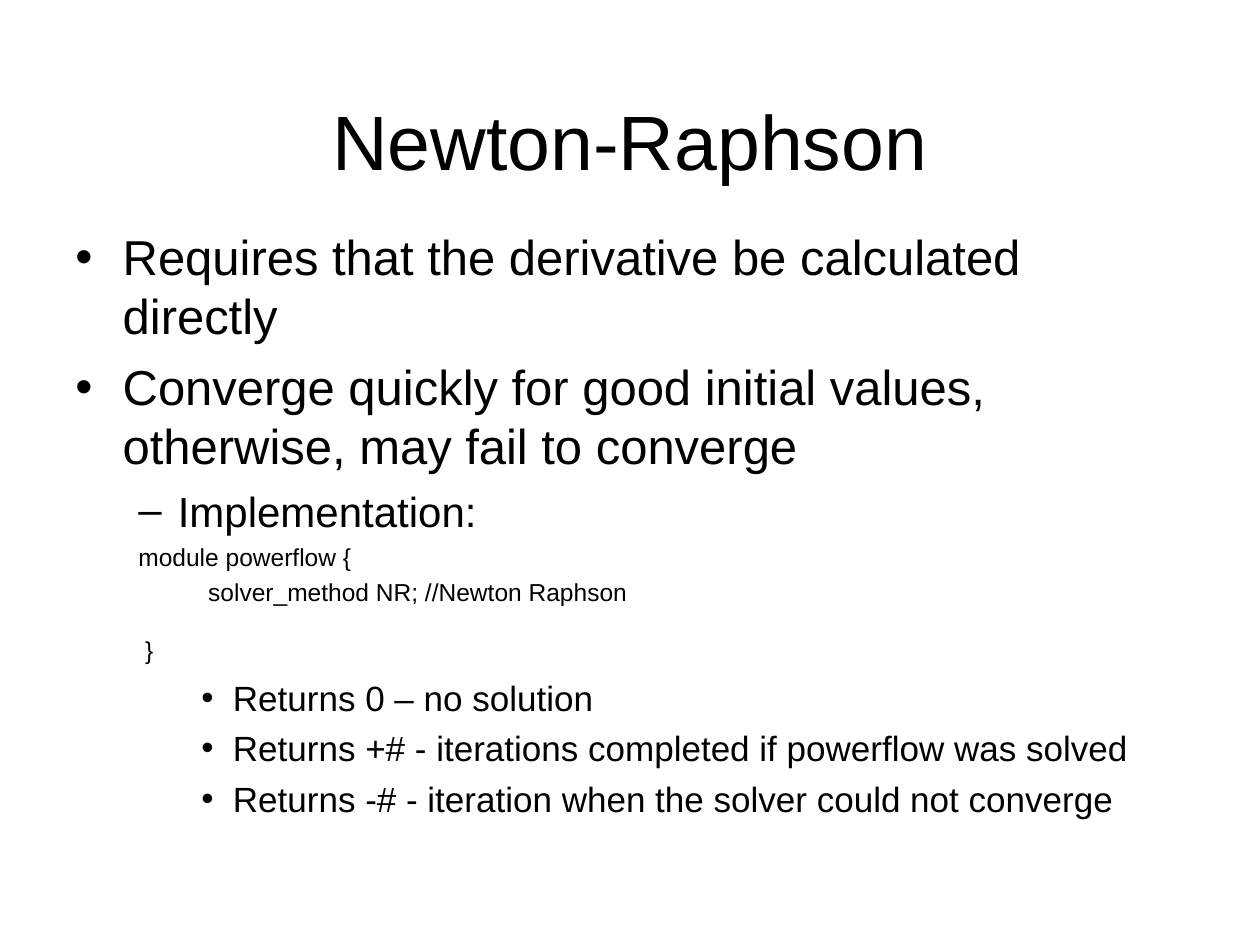
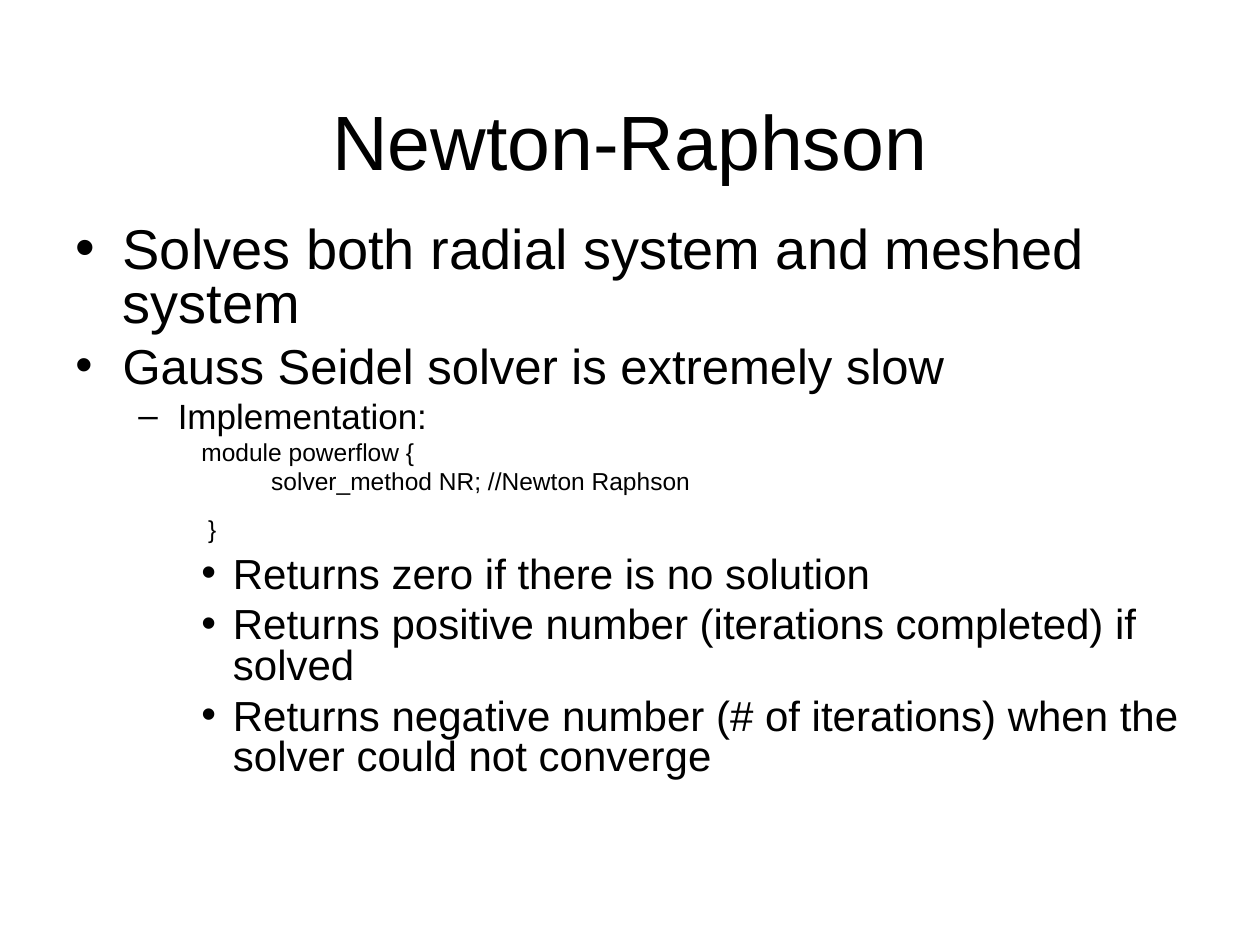
Before and after one commit to gridlab-d/course, a slide deck: slide 41 of 4.1 - Powerflow Module.pps. Drawn at 1260x945 pixels with LibreOffice and Linux fonts; fonts in the diff are those of the drawing; background and template pictures are left out. Boxes give left, top, right and bottom in pixels: in the first picture for what was removed or moved away, otherwise in the second. Text is boxed around its words. In the diff, an @@ line names an element or a change of style, - is before the commit and + after.

Commit message:
Chitra's revision - Newton Raphson method

```diff
--- a/4.1 - Powerflow Module.pps
+++ b/4.1 - Powerflow Module.pps
@@ text at bbox=[123, 228, 1084, 394]: text changed; size 28 to 32 pt @@
-• Requires that the derivative be calculated directly
-• Converge quickly for good initial values, otherwise, may fail to converge
+• Solves both radial system and meshed system
+• Gauss Seidel solver is extremely slow
@@ text at bbox=[178, 403, 690, 495]: size 24 to 20 pt in "Implementation:"; line spacing 1 to 0.8; less space between paragraphs; list level 2 to 3 in "module powerflow {"; list level 3 to 4 in "solver_method NR; //Newton Raphson"; list level 2 to 3 in "}" @@
@@ text at bbox=[233, 558, 1178, 779]: text changed; size 20 to 24 pt @@
-    • Returns 0 – no solution
-    • Returns +# - iterations completed if powerflow was solved
-    • Returns -# - iteration when the solver could not converge
+    • Returns zero if there is no solution
+    • Returns positive number (iterations completed) if solved
+    • Returns negative number (# of iterations) when the solver could not converge
```
